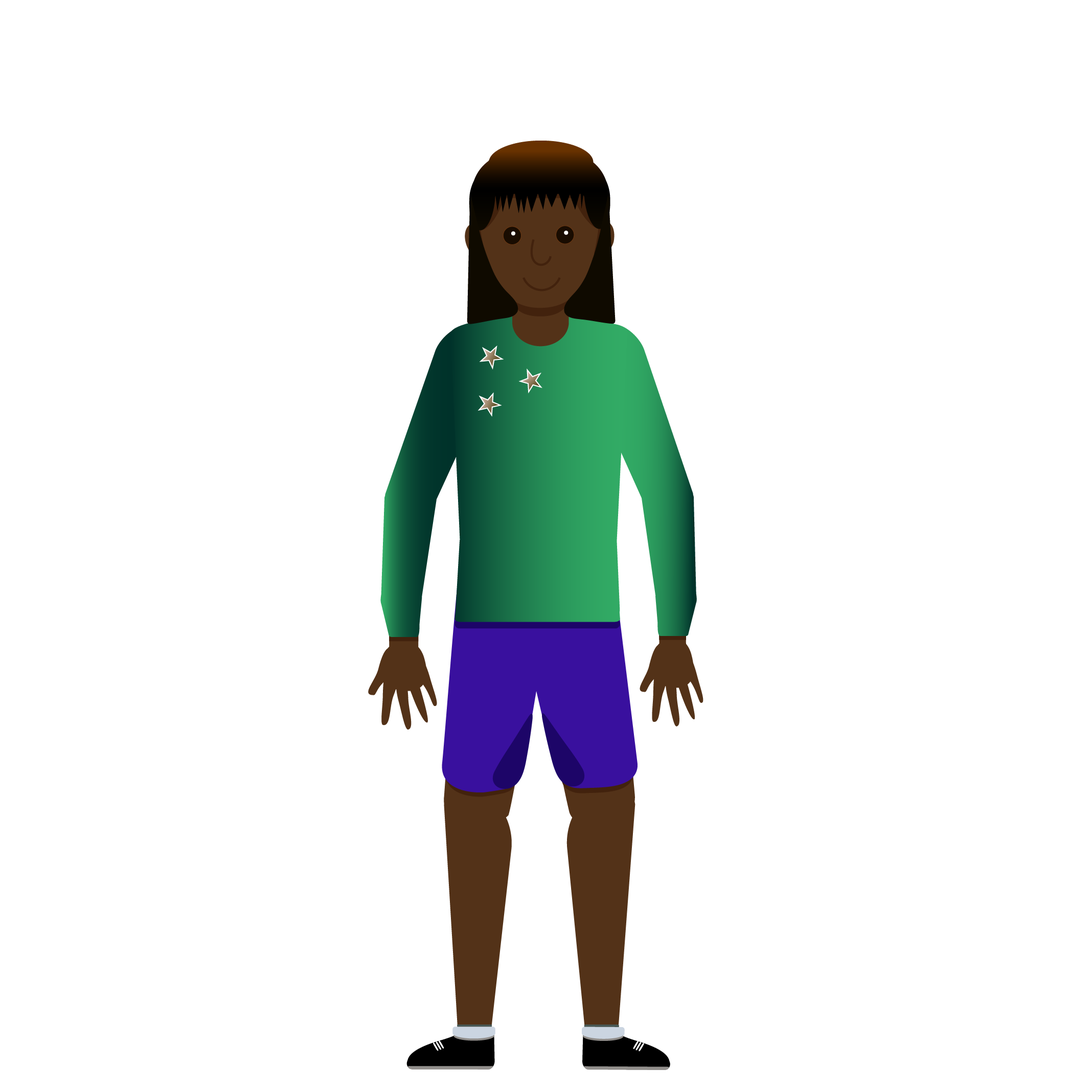
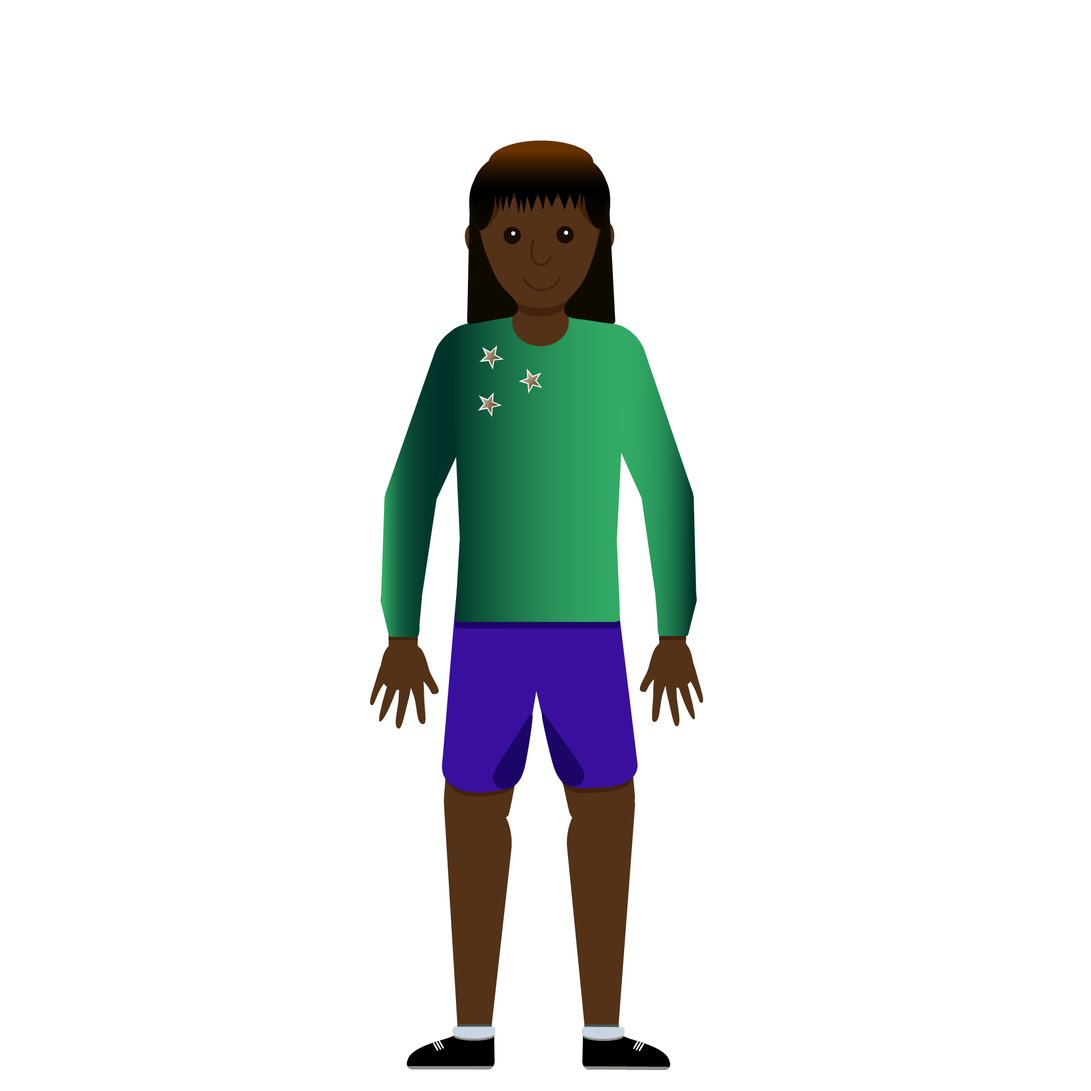
Two versions of the same layered image (1091x1091). Layer-by-layer changes:
renamed "Han1" to "Hand1", painted on it over box(368, 634, 439, 730)
